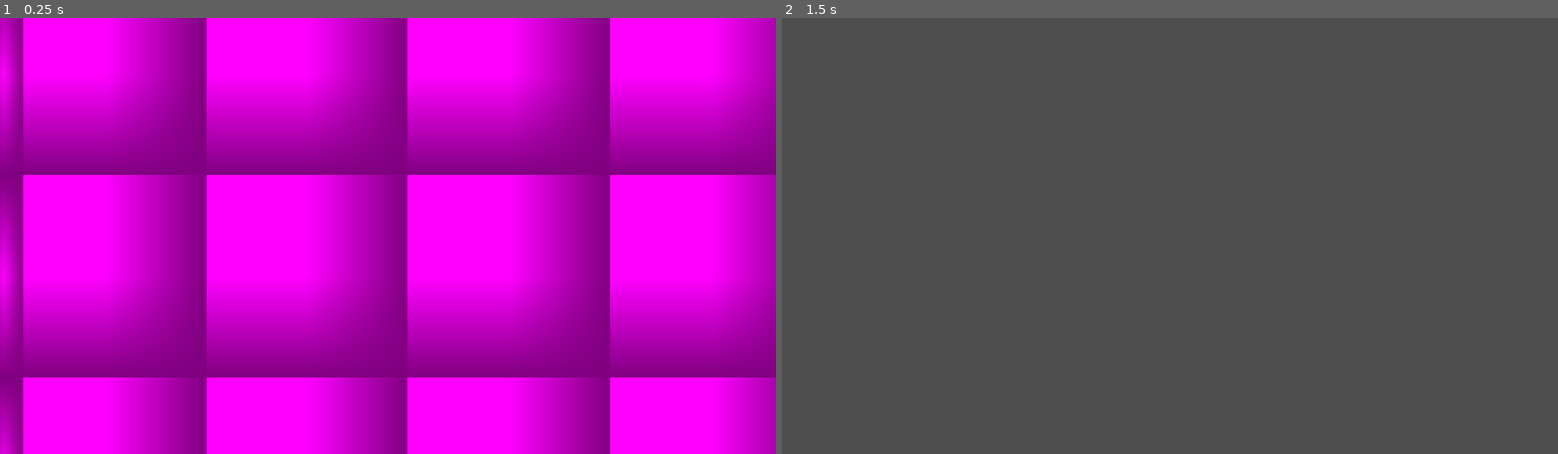
Above: before the commit, frames 1-2 (left to right).
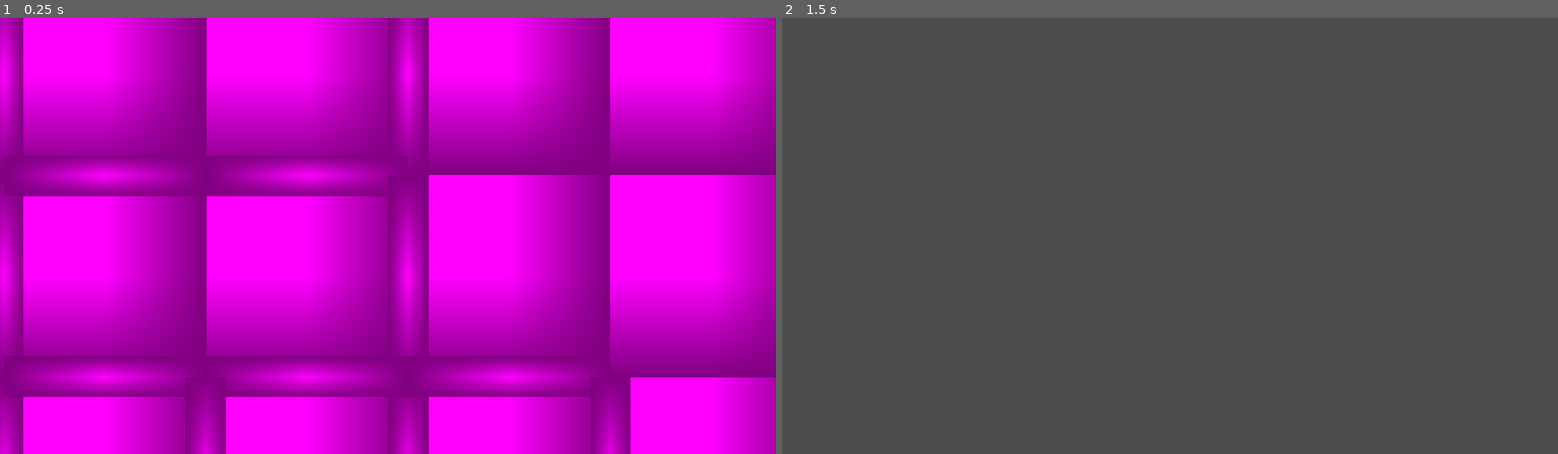
Above: after the commit, the same moments.

Repository: shieldsje-hub/Zombicide
Game: Godot game, scene res://map_generator.tscn
Same seed, same stepped clock (60 frames per second), same inputs: the game is played once before the commit and once after it. The project has no main scene, so this scene is started directly.
Inputs:
- Up to frame 1 (0.25 s): no input
- Up to frame 2 (1.5 s): tap Enter at 0.5 s; hold A (a) 0.53-1.28 s; tap D (d) at 0.8, 1.35 s; tap Space at 1.25 s

The runs differ from the first frame. In frame 1, 11% of the frame differs, in the area x 0-82%, y 0-100%; in frame 2, nothing differs.

Commit message:
bro fix it

Diff:
--- a/map_generator.gd
+++ b/map_generator.gd
@@ -8,13 +8,13 @@
 var time = 0.0
 var tilesize = 10.0
 var wallsize = 2.0
-var roomnumber = int(1)
-var roomtype = int(0)
+var roomnumber = int(10)
+var roomtype = int(1)
 var roomsgen = int(0)
 var tiley = float(0.0)
 var tilex = float(0.0)
 var location = Vector2(0.0, 0.0)
-var doorpos = (0)
+var doorpos = (5)
 var doornum = 0
 var walls = []
 # 0 is 2x2, 1 is 4x2, 2 is 4x4, 3 is 4x2
@@ -74,29 +74,60 @@
 				wallstage = 1
 				wall_generate()
 func room_generate():
-
-# Example of adding walls instead of generating immediately
-	walls.append({ "x": tilex, "y": tiley, "stage": 1 })
-	walls.append({ "x": tilex, "y": tiley, "stage": 1 })
-	walls.append({ "x": tilex, "y": tiley, "stage": 2 })
-	walls.append({ "x": tilex, "y": tiley, "stage": 2 })
 	for I in range(roomnumber):
 		roomtype = 0#randi_range(0,3) #change this to generate rooms based on set conditions
 		if roomtype == 0: #2x2
 			if I == 0:
 				tilex = 0.0
 				tiley = 0.0
-			doornum = randi_range(1, 2)
+			else:
+				var positions = maparray.filter(
+				func(pos):
+					return pos.x <= (gridsize - 3) * tilesize and pos.y <= (gridsize - 3) * tilesize)
+				location = positions.pick_random()
+				tilex = location.x
+				tiley = location.y
+			if not tiley == 0.0:
+				walls.append({ "x": tilex, "y": tiley, "stage": 0 })
+				walls.append({ "x": tilex + tilesize, "y": tiley, "stage": 0 })
+			if not tilex == 0.0:
+				walls.append({ "x": tilex, "y": tiley, "stage": 3 })
+				walls.append({ "x": tilex, "y": tiley + tilesize, "stage": 3 })
 			walls.append({ "x": tilex + tilesize, "y": tiley, "stage": 1 })
 			walls.append({ "x": tilex + tilesize, "y": tiley + tilesize, "stage": 1 })
 			walls.append({ "x": tilex + tilesize, "y": tiley + tilesize, "stage": 2 })
 			walls.append({ "x": tilex, "y": tiley + tilesize, "stage": 2 })
+			for i in walls:
+				wallstage = i.stage
+				tilex = i.x
+				tiley = i.y
+				wall_generate()
+		elif roomtype == 1: #3x3
+			if I == 0:
+				tilex = 0.0
+				tiley = 0.0
+			else:
+				var positions = maparray.filter(
+				func(pos):
+					return pos.x <= (gridsize - 4) * tilesize and pos.y <= (gridsize - 4) * tilesize)
+				location = positions.pick_random()
+				tilex = location.x
+				tiley = location.y
+			walls.append({ "x": tilex + tilesize * 2, "y": tiley, "stage": 1 })
+			walls.append({ "x": tilex + tilesize * 2, "y": tiley + tilesize, "stage": 1 })
+			walls.append({ "x": tilex + tilesize * 2, "y": tiley + tilesize * 2, "stage": 1 })
+			walls.append({ "x": tilex + tilesize * 2, "y": tiley + tilesize * 2, "stage": 2 })
+			walls.append({ "x": tilex + tilesize, "y": tiley + tilesize * 2, "stage": 2 })
+			walls.append({ "x": tilex, "y": tiley + tilesize * 2, "stage": 2 })
+
+			for i in walls:
+				wallstage = i.stage
+				tilex = i.x
+				tiley = i.y
+				wall_generate()
 
 
-			var positions = maparray.filter(
-			func(pos):
-				return pos.x <= (gridsize - 3) * tilesize and pos.y <= (gridsize - 3) * tilesize)
-			location = positions.pick_random()
+
 			print(location)
 			roomsgen += 1
 func wall_generate(): #as of now this generates walls around the grid based on conditions set by generate()
